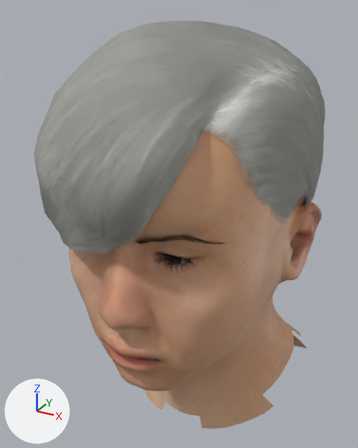
A saved change to the glTF model public/models/patient02/patient02.glb.
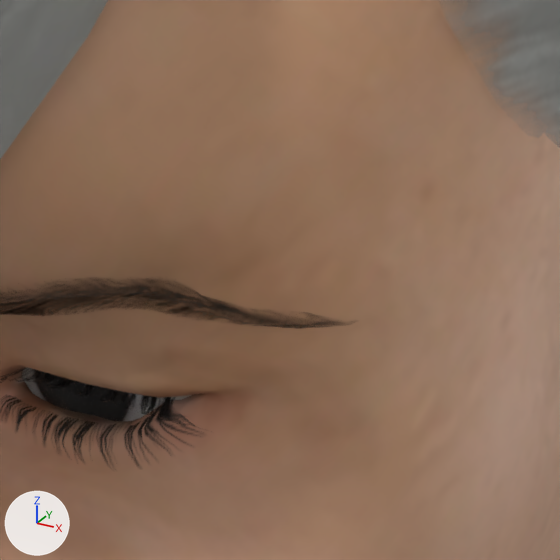
Each version appears first whole from a camera (50 mm lens) standing at (0.149, -0.339, 1.63) and looking at (-0.015, -0.041, 1.481), and next in a close-up on the part from 43% to 75% of the width and 40% to 65% of the height. Every picture has the same lights, and +X, +Y and +Z are marked at lower left. The last two pictures show the newer version. Vertices at exactly the same position are counted once.

Names of what the first close-up shows: 'choi_gyosu.body', 'choi_gyosu.cornea', 'choi_gyosu.eyebrow002', 'choi_gyosu.eyelashes01', 'choi_gyosu.short03'.
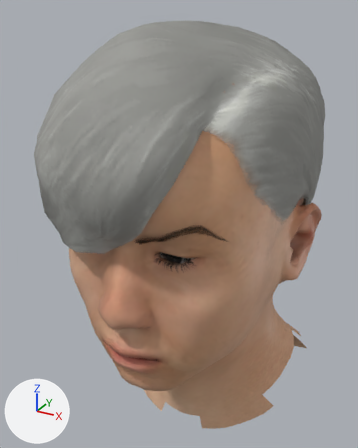
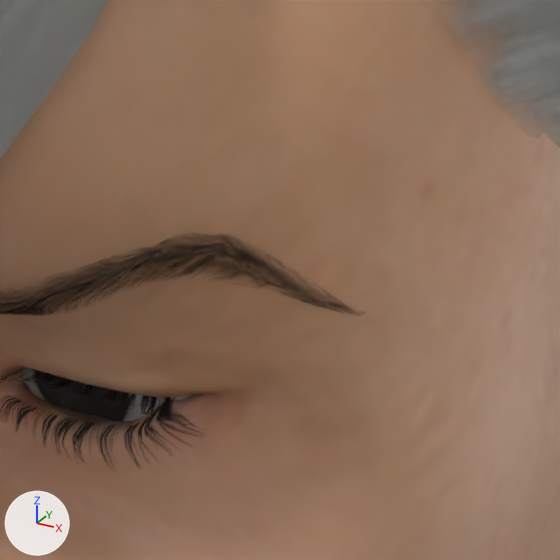
The newer file adds a shape key; the second version is drawn at full value of the shape key 'eyebrows-left-extern-up' of 'choi_gyosu.eyebrow002', and the change is written as the vertex moves it makes.

Location of each change, [x1, y1, x2, y2] in pixels of the close-ups (560 x 560 px):
'choi_gyosu.eyebrow002', reshaped, moved
    before: [0, 280, 337, 328]
    after: [0, 236, 349, 316]

What changed in the scene script:
```text
Change me_eyebrow002:
    used by ob_choi_gyosu_eyebrow002; location = (0.0, -0.069, 0.7559); scale = (0.765, 0.765, 0.765)
    remove me_eyebrow002.from_pydata(...)  # 124 vertices, 192 faces; spans x -0.0718..0.0718, y -0.0901..-0.0564, z 0.9839..1.0
    add me_eyebrow002.from_pydata(...)  # 124 vertices, 192 faces; spans x -0.0718..0.0724, y -0.0931..-0.0582, z 0.9839..1.0067
    me_eyebrow002 part 1: 62 of 124 vertices moved; they spanned x 0.011..0.0718, y -0.0901..-0.0564, z 0.9839..1.0 and now span x 0.011..0.0724, y -0.0931..-0.0582, z 0.9839..1.0067; mean shift (0.0008, -0.0023, 0.0022); largest move (0.0557, -0.0756, 0.9969) -> (0.0587, -0.0772, 1.0059)
    other edits to the shape of me_eyebrow002 do not show in these pictures
Change ob_choi_gyosu_eyebrow002:
    ob_choi_gyosu_eyebrow002.location: (0.0, -0.069, 0.7559) -> (0.0, -0.0667, 0.7559)
```
